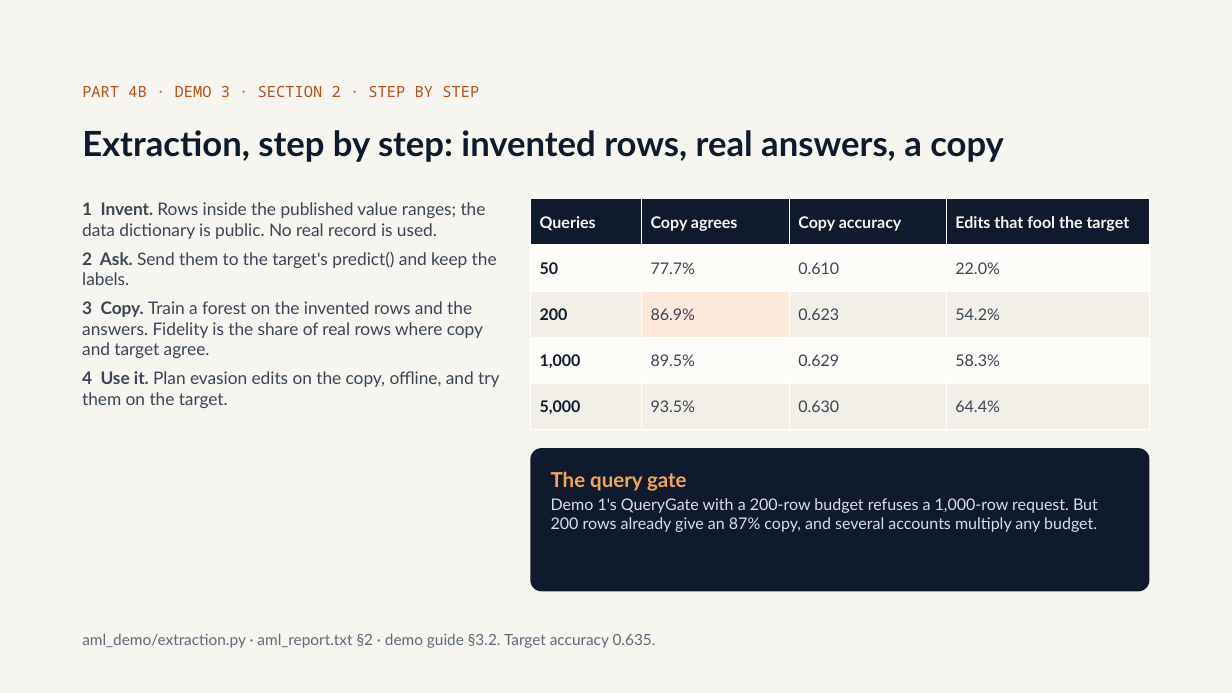
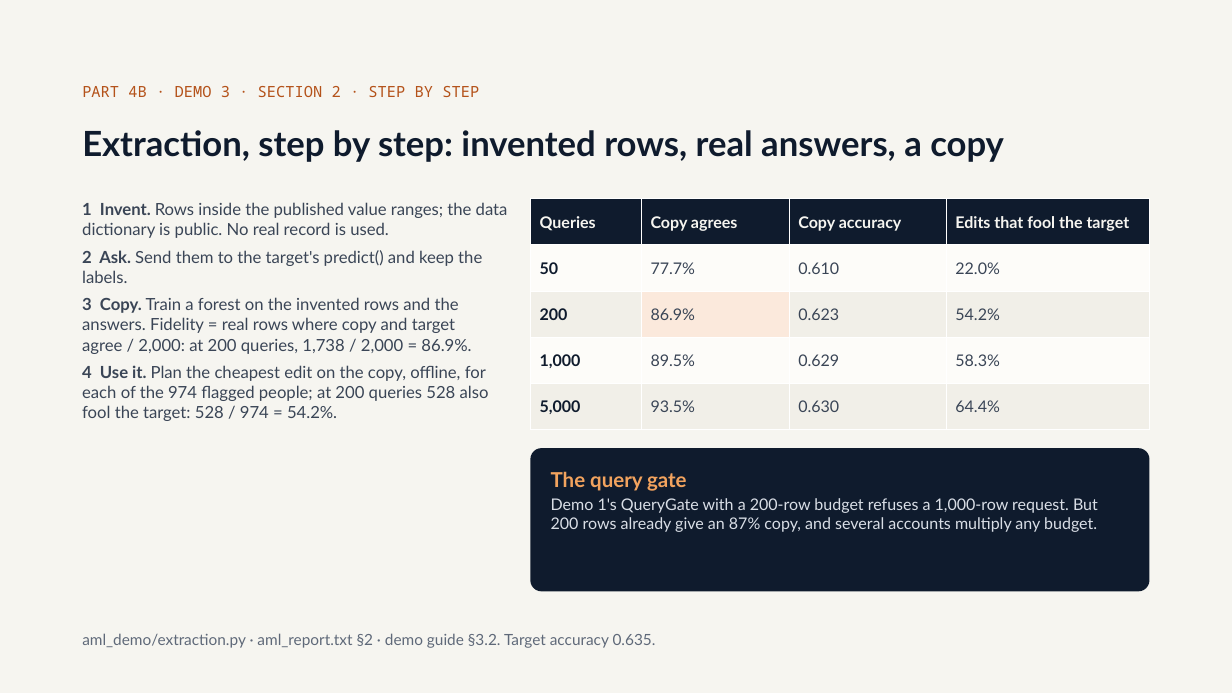
Before and after one commit to olonok69/graimatter_ML, a slide deck: slide 38 of docs/Adversarial_ML.pptx. Drawn at 1232x693 pixels with LibreOffice and Linux fonts; fonts in the diff are those of the drawing. Boxes give left, top, right and bottom in pixels: in the first picture for what was removed or moved away, otherwise in the second. Text is boxed around its words. In the diff, an @@ line names an element or a change of style, - is before the commit and + after.

```diff
--- a/docs/Adversarial_ML.pptx
+++ b/docs/Adversarial_ML.pptx
@@ text at box(82, 202, 508, 283): size 13.5 to 13 pt in "1 Invent. Rows inside the published value ...", "2 Ask. Send them to the target's ..." @@
@@ text at box(82, 297, 489, 421): text changed; size 13.5 to 13 pt @@
-3 Copy. Train a forest on the invented rows and the answers. Fidelity is the share of real rows where copy and target agree.
-4 Use it. Plan evasion edits on the copy, offline, and try them on the target.
+3 Copy. Train a forest on the invented rows and the answers. Fidelity = real rows where copy and target agree / 2,000: at 200 queries, 1,738 / 2,000 = 86.9%.
+4 Use it. Plan the cheapest edit on the copy, offline, for each of the 974 flagged people; at 200 queries 528 also fool the target: 528 / 974 = 54.2%.
```
Also in this commit, not shown: 1 other slide changed, 18 other files.
